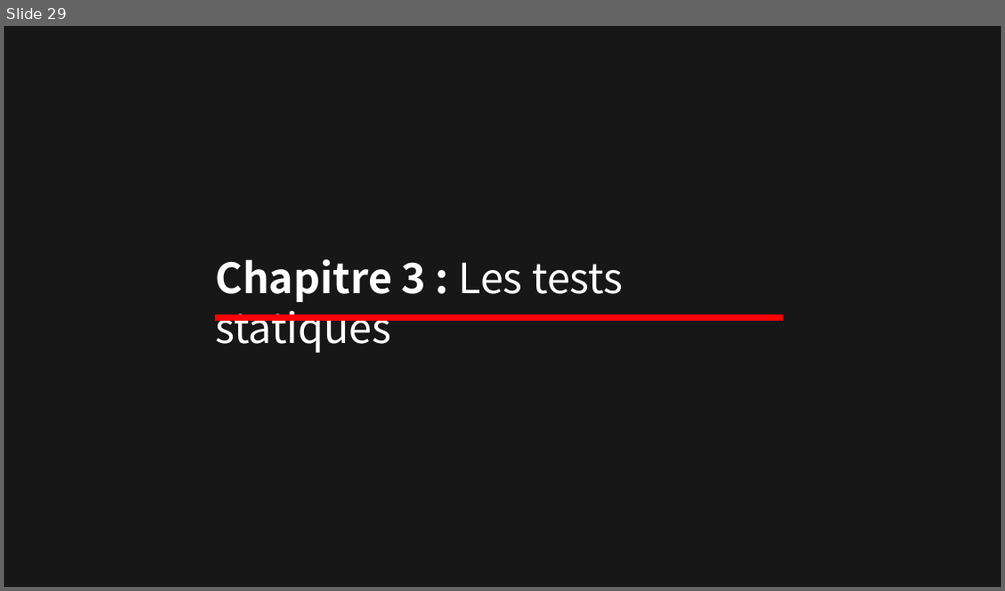
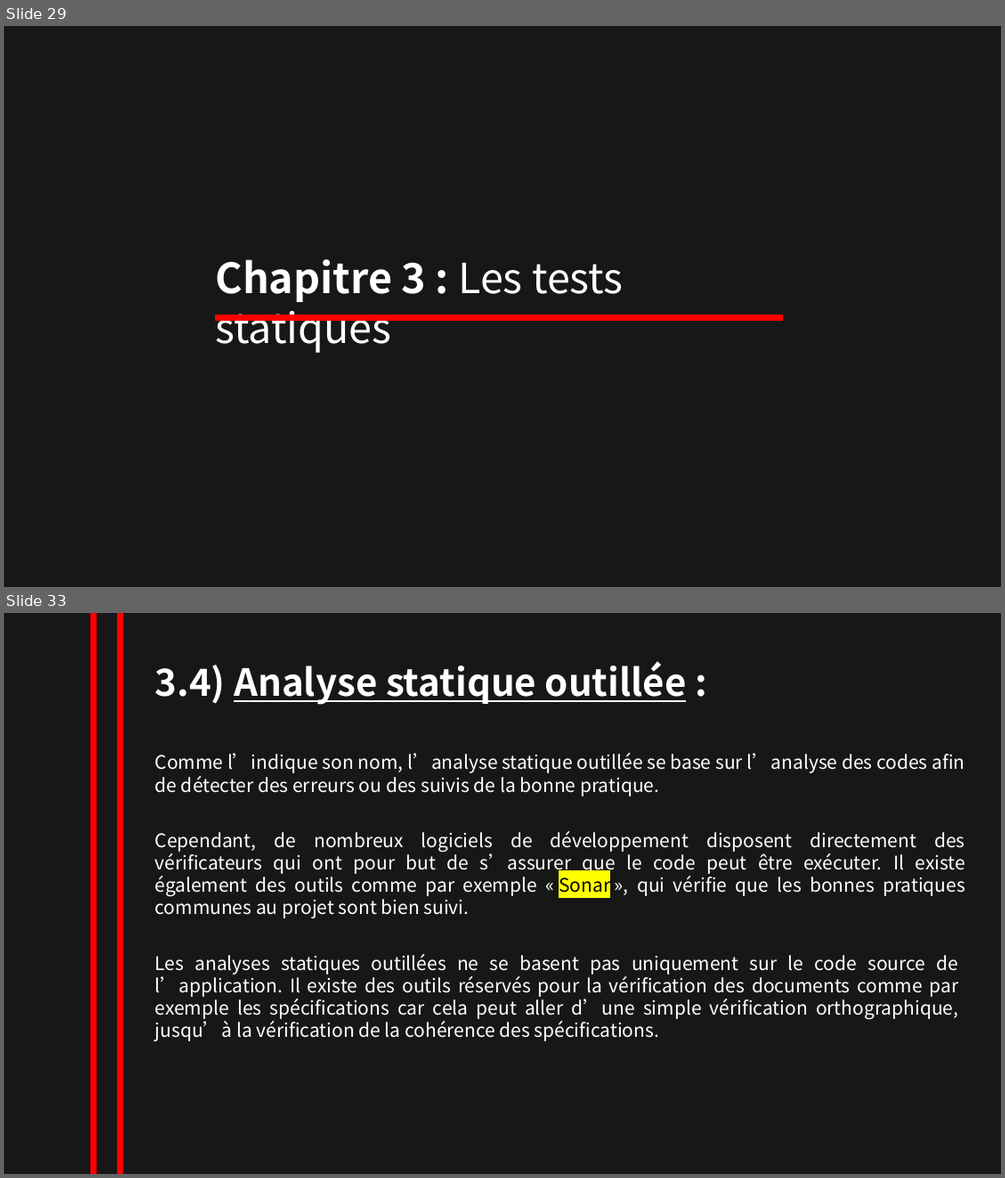
Before and after one commit to NesrineZitouni11/nesrine_zitouni, a slide deck: TRAVAUX/powerpointRevisionISTQB.pptx. Shown one above the other, each under a label of ours: slide 29 before the commit, slides 29 and 33 after it; the slides between them are not shown. The pictures are 1005x591 and 1005x1178 pixels, drawn with LibreOffice and Linux fonts; fonts in the diff are those of the drawing. Boxes give left, top, right and bottom in pixels: in the first picture for what was removed or moved away, otherwise in the second. Text is boxed around its words. In the diff, an @@ line names an element or a change of style, - is before the commit and + after.

```diff
--- a/TRAVAUX/powerpointRevisionISTQB.pptx
+++ b/TRAVAUX/powerpointRevisionISTQB.pptx
@@ slide 33 added at (4,613,1001,1174), background #181717 @@
@@ line added from (94, 613) to (94, 1174), #FF0000 6 pt @@
@@ line added from (121, 613) to (121, 1174), #FF0000 6 pt @@
@@ text added at (155,661,687,705), 36 pt, text #FFFFFF, bold, underline @@
+3.4) Analyse statique outillée :
@@ text added at (155,753,964,796), 18 pt, text #FFFFFF @@
+Comme l’indique son nom, l’analyse statique outillée se base sur l’analyse des codes afin de détecter des erreurs ou des suivis de la bonne pratique.
@@ text added at (155,831,965,918), 18 pt, text #FFFFFF @@
+Cependant, de nombreux logiciels de développement disposent directement des vérificateurs qui ont pour but de s’assurer que le code peut être exécuter. Il existe également des outils comme par exemple « Sonar », qui vérifie que les bonnes pratiques communes au projet sont bien suivi.
@@ text added at (155,954,959,1041), 18 pt, text #FFFFFF @@
+Les analyses statiques outillées ne se basent pas uniquement sur le code source de l’application. Il existe des outils réservés pour la vérification des documents comme par exemple les spécifications car cela peut aller d’une simple vérification orthographique, jusqu’à la vérification de la cohérence des spécifications.
```
Also in this commit, not shown: 12 slides changed, 5 other slides added, 1 slide removed.
